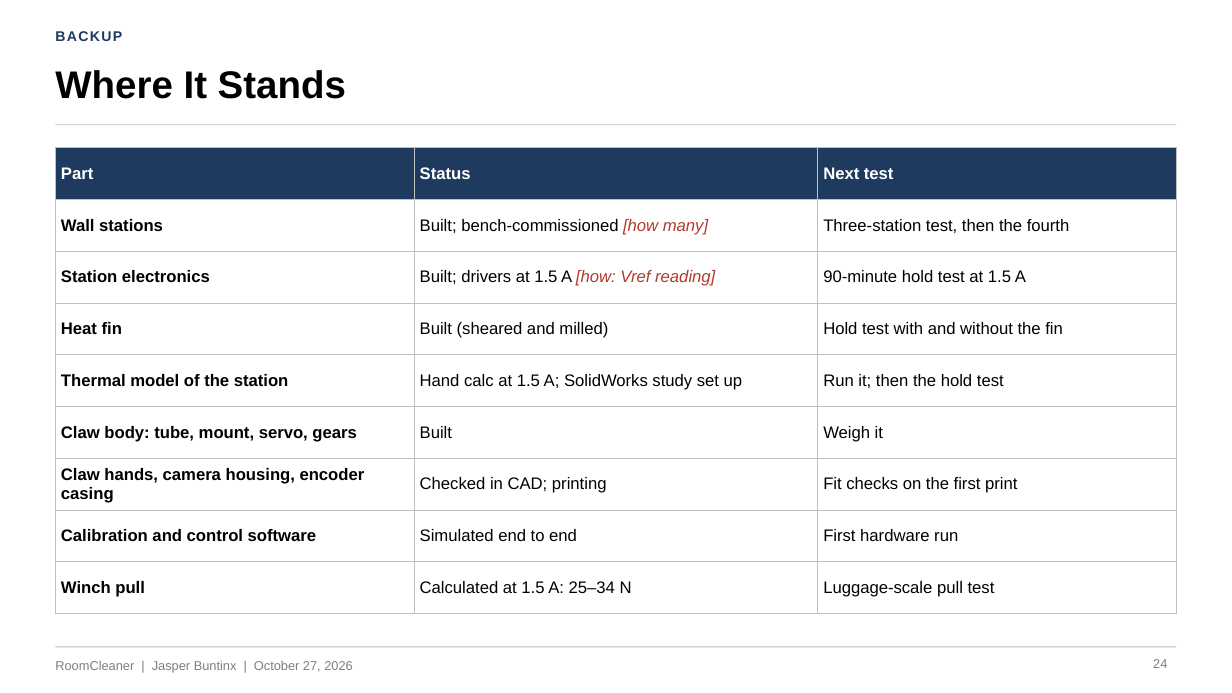
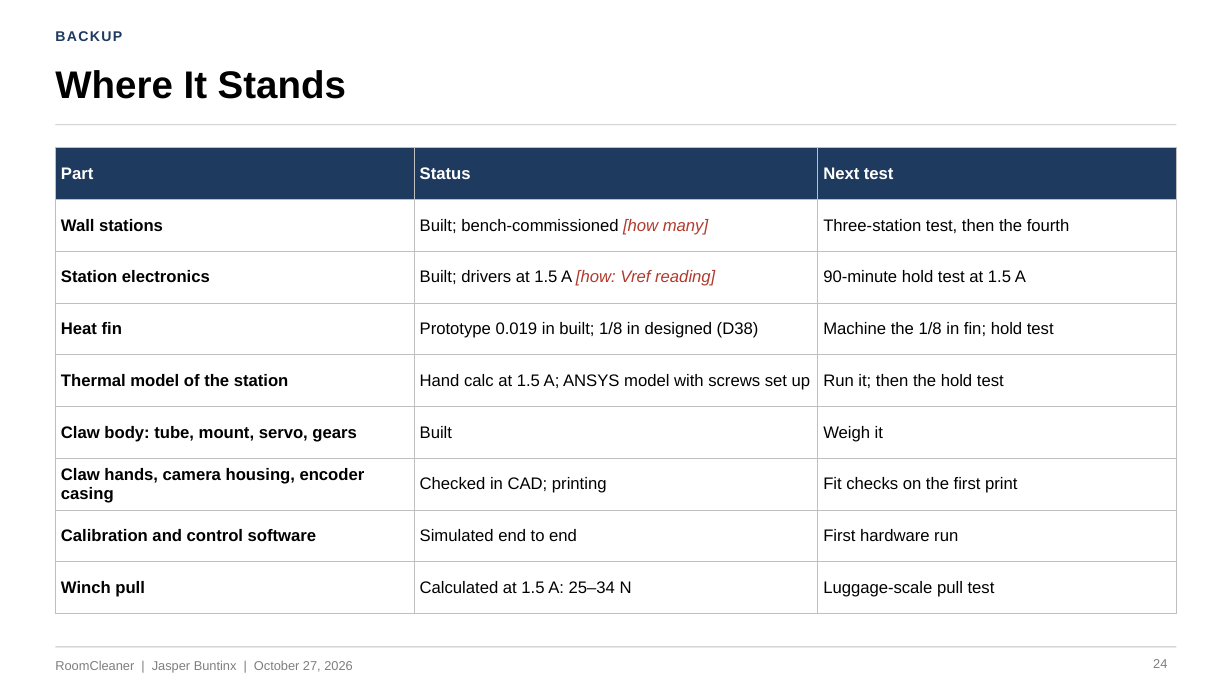
Before and after one commit to Jaspario1199/RoomCleaner, a slide deck: slide 24 of docs/presentation/deck_v5/RoomCleaner_Buntinx_Oct27_v5.pptx. Drawn at 1232x693 pixels with LibreOffice and Linux fonts; fonts in the diff are those of the drawing. Boxes give left, top, right and bottom in pixels: in the first picture for what was removed or moved away, otherwise in the second. Text is boxed around its words. In the diff, an @@ line names an element or a change of style, - is before the commit and + after.

```diff
--- a/docs/presentation/deck_v5/RoomCleaner_Buntinx_Oct27_v5.pptx
+++ b/docs/presentation/deck_v5/RoomCleaner_Buntinx_Oct27_v5.pptx
@@ table at (x1=55, y1=148, x2=1177, y2=601) @@
-row 4, column 2: Built (sheared and milled)
+row 4, column 2: Prototype 0.019 in built; 1/8 in designed (D38)
-row 4, column 3: Hold test with and without the fin
+row 4, column 3: Machine the 1/8 in fin; hold test
-row 5, column 2: Hand calc at 1.5 A; SolidWorks study set up
+row 5, column 2: Hand calc at 1.5 A; ANSYS model with screws set up
```
Also in this commit, not shown: 6 other slides changed, 7 other files.
